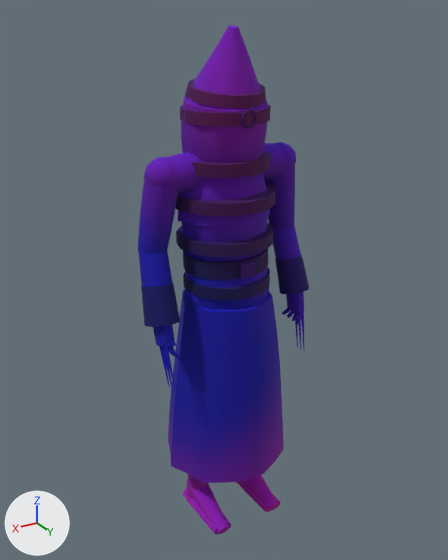
What one commit did to the glTF model assets/kit/skel_shroud.glb.
Both versions are drawn from a 50 mm camera at (1.072, 1.771, 1.879) aimed at (-0.006, -0.026, 0.981). Lighting does not change. The marker at lower left points along +X, +Y and +Z. The first picture is the older version. Vertices at exactly the same position are counted once.

Names of what the first picture shows: 'shroud'.
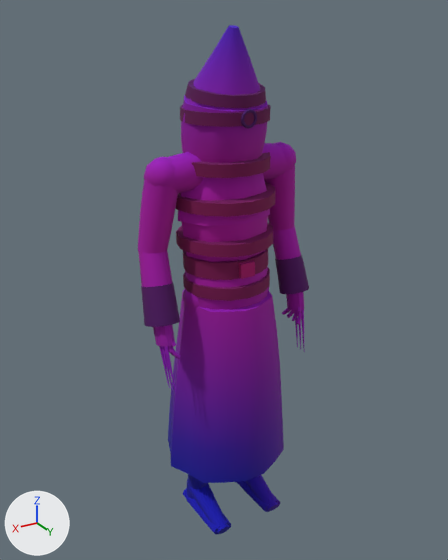
Pixel boxes (x1, y1, x2, y2) of what changed, in the pictures (448 x 560 px):
```json
{"part": 1, "of": "me_shroud", "change": "recoloured", "before": [138, 99, 309, 483], "after": [138, 99, 309, 483]}
{"part": 2, "of": "me_shroud", "change": "recoloured", "before": [140, 124, 303, 452], "after": [140, 124, 303, 452]}
{"part": 3, "of": "me_shroud", "change": "recoloured", "before": [147, 25, 295, 531], "after": [147, 25, 295, 531]}
{"part": 4, "of": "me_shroud", "change": "recoloured", "before": [141, 166, 301, 364], "after": [141, 166, 301, 364]}
{"part": 5, "of": "me_shroud", "change": "recoloured", "before": [168, 426, 284, 534], "after": [168, 426, 284, 534]}
```

Scene script edits in JSON lines:
```json
{"block": "me_shroud", "where": "me_shroud.from_pydata(...)  # 2870 vertices, 5460 faces; spans x -0.33..0.34, y -0.23..0.22, z 0.0..1.85"}
{"block": "me_shroud", "where": "# used by ob_shroud; location = (0.0, 0.0, 0.0)"}
{"block": "me_shroud", "change": "me_shroud part 1: 1822 faces centred in x -0.32..0.32, y -0.22..0.21, z 0.35..1.64 are repainted in the vertex colours; the middle colour goes from purple #4d00ca to pink #c500ca"}
{"block": "me_shroud", "change": "me_shroud part 2: 1619 faces centred in x -0.32..0.34, y -0.2..0.2, z 0.38..1.65 are repainted in the vertex colours; the middle colour goes from blue #0000c0 to pink #b400c0"}
{"block": "me_shroud", "change": "me_shroud part 3: 639 faces centred in x -0.28..0.28, y -0.14..0.17, z 0.04..1.85 are repainted in the vertex colours; the middle colour goes from purple #7900ea to purple #9800ea"}
{"block": "me_shroud", "change": "me_shroud part 4: 532 faces centred in x -0.31..0.32, y -0.15..0.15, z 0.54..1.58 are repainted in the vertex colours; the middle colour goes from blue #2300ef to purple #be00ef"}
{"block": "me_shroud", "change": "me_shroud part 5: 848 faces centred in x -0.23..0.23, y -0.23..0.22, z 0.0..0.47 are repainted in the vertex colours; the middle colour goes from pink #b400bd to blue #2800bd"}
```
